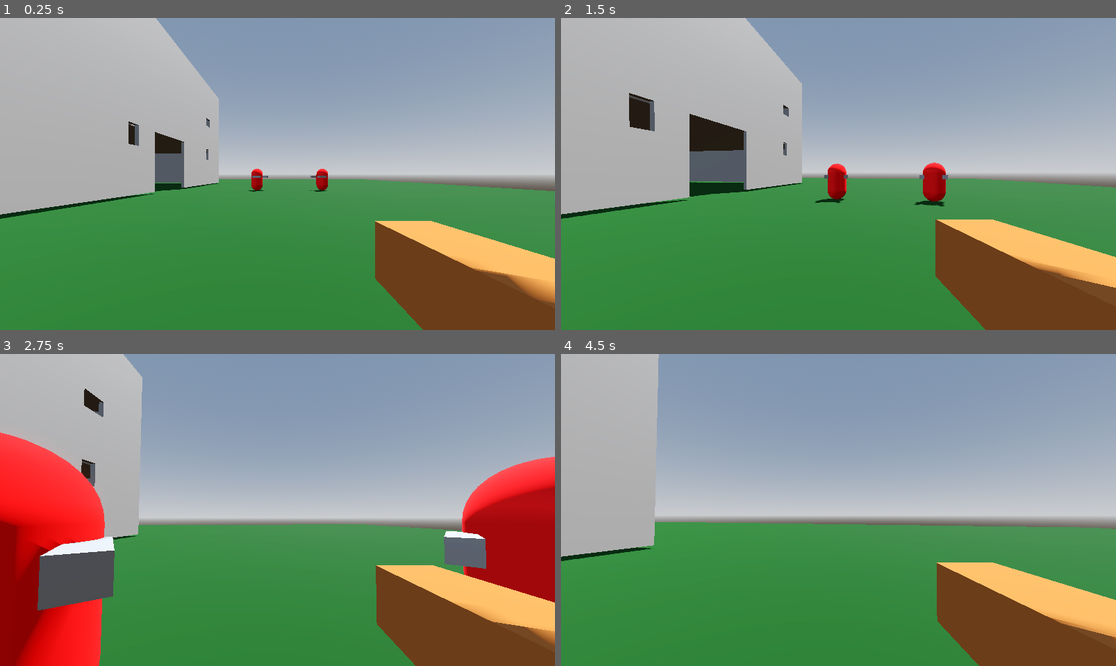
Above: before the commit, frames 1-4 (two rows, left to right).
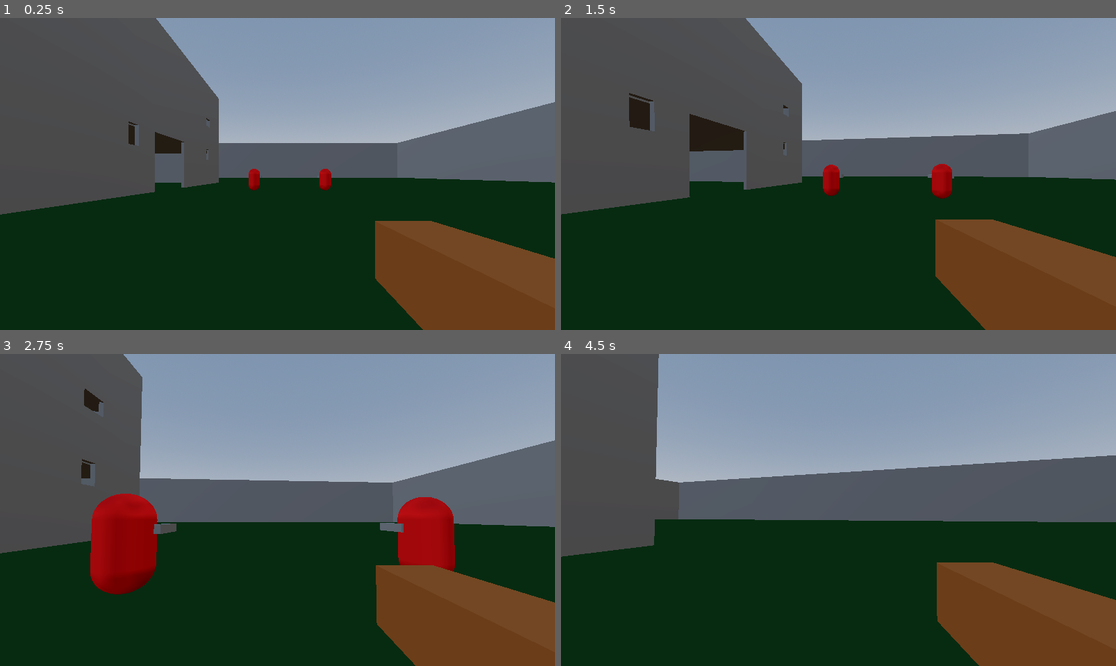
Above: after the commit, the same moments.

Repository: htanama/Stay-Alive
Game: Godot game, scene res://Scenes/Levels/level1.tscn
The game is run twice, just before and just after one commit, with the same random seed, the same clock (stepped at 60 frames per second) and the same inputs.
Inputs (mouse positions are in pixels of both pictures, inside the frame that each line leads up to):
- Up to frame 1 (0.25 s): no input
- Up to frame 2 (1.5 s): tap Enter (ui_accept) at 0.5, 0.77 s; move the mouse to (866, 174) at 0.52 s; hold Up (ui_up) from 0.53 s (still down); move the mouse to (810, 174) at 1.27 s
- Up to frame 3 (2.75 s): keep holding Up (ui_up); tap Enter (ui_accept) at 1.52 s; move the mouse to (288, 503) at 2.02 s
- Up to frame 4 (4.5 s): keep holding Up (ui_up); move the mouse to (832, 516) at 2.77 s; tap Enter (ui_accept) at 3.02, 3.77 s; move the mouse to (877, 513) at 3.52 s; move the mouse to (794, 506) at 4.27 s

The runs differ from the first frame. In frame 1, 68% of the frame differs, in the area x 0-100%, y 0-100%; in frame 2, 68%; in frame 3, 65%; in frame 4, 63%.

Commit message:
adding day and night lighting

Diff:
--- a/Scenes/Levels/level1.tscn
+++ b/Scenes/Levels/level1.tscn
@@ -1,5 +1,6 @@
-[gd_scene load_steps=11 format=3 uid="uid://bo0ka5yprssl5"]
-
+[gd_scene load_steps=12 format=3 uid="uid://bo0ka5yprssl5"]
+
+[ext_resource type="Script" uid="uid://celufi241qtuq" path="res://Scenes/Scripts/DayNightCycle.gd" id="1_1ukdm"]
 [ext_resource type="PackedScene" uid="uid://c0fpjphe6dorx" path="res://Scenes/Player/player.tscn" id="1_7u4ml"]
 [ext_resource type="PackedScene" uid="uid://m8o82cbmwyht" path="res://Scenes/Zombies/zombies.tscn" id="2_16p8j"]
 
@@ -20,10 +21,10 @@
 albedo_color = Color(0, 0.23899674, 2.4065375e-08, 1)
 
 [sub_resource type="BoxMesh" id="BoxMesh_7u4ml"]
-size = Vector3(60, 0.5, 60)
+size = Vector3(100, 0.5, 100)
 
 [sub_resource type="BoxShape3D" id="BoxShape3D_16p8j"]
-size = Vector3(60, 0.5, 60)
+size = Vector3(100, 0.5, 100)
 
 [sub_resource type="StandardMaterial3D" id="StandardMaterial3D_0xrym"]
 albedo_color = Color(1, 1, 0, 1)
@@ -31,6 +32,11 @@
 [sub_resource type="StandardMaterial3D" id="StandardMaterial3D_7u4ml"]
 
 [node name="Level1" type="Node3D"]
+
+[node name="DirectionalLight3D" type="DirectionalLight3D" parent="."]
+transform = Transform3D(-0.8660254, -0.43301278, 0.25, 0, 0.49999997, 0.86602545, -0.50000006, 0.75, -0.43301266, 0, 0, 0)
+shadow_enabled = true
+script = ExtResource("1_1ukdm")
 
 [node name="WorldEnvironment" type="WorldEnvironment" parent="."]
 environment = SubResource("Environment_16p8j")
@@ -47,10 +53,6 @@
 shape = SubResource("BoxShape3D_16p8j")
 metadata/_edit_group_ = true
 
-[node name="DirectionalLight3D" type="DirectionalLight3D" parent="."]
-transform = Transform3D(-0.8660254, -0.43301278, 0.25, 0, 0.49999997, 0.86602545, -0.50000006, 0.75, -0.43301266, 0, 0, 0)
-shadow_enabled = true
-
 [node name="Player" parent="." instance=ExtResource("1_7u4ml")]
 transform = Transform3D(1, 0, 0, 0, 1, 0, 0, 0, 1, 11.763677, 0.4736113, 14.050298)
 
@@ -225,3 +227,14 @@
 
 [node name="Zombies4" parent="." instance=ExtResource("2_16p8j")]
 transform = Transform3D(1, 0, 0, 0, 1, 0, 0, 0, 1, 10.15613, 0.44252062, 0)
+
+[node name="Arena" type="CSGCombiner3D" parent="."]
+
+[node name="OutsideWall" type="CSGBox3D" parent="Arena"]
+transform = Transform3D(1, 0, 0, 0, 1, 0, 0, 0, 1, 0, 5.2678223, 0)
+size = Vector3(100, 11.535645, 100)
+
+[node name="GameArea" type="CSGBox3D" parent="Arena"]
+transform = Transform3D(1, 0, 0, 0, 1, 0, 0, 0, 1, 0, 7.680908, 0)
+operation = 2
+size = Vector3(98, 16.362, 98)
--- /dev/null
+++ b/Scenes/Scripts/DayNightCycle.gd
@@ -0,0 +1,86 @@
+extends DirectionalLight3D
+
+## --- Configuration ---
+
+@export_range(0.01, 10.0, 0.01) var time_scale: float = 1.0
+# Speed of the cycle. 1.0 is standard speed. Higher is faster.
+@export var day_duration_seconds: float = 120.0
+# Total duration of one full cycle (day + night) in real-world seconds.
+
+# The current time in the cycle, ranging from 0.0 (midnight) to 1.0 (midnight next day)
+var time_of_day: float = 0.25 # Start at 0.25 (Sunrise)
+
+## --- Light and Color Settings ---
+
+# Day/Sun Color and Intensity
+const DAY_COLOR = Color(1.0, 0.95, 0.85) # Warm Yellow/White
+const DAY_INTENSITY = 1.0
+
+# Night/Moon Color and Intensity
+const NIGHT_COLOR = Color(0.2, 0.3, 0.5) # Cool Blue
+const NIGHT_INTENSITY = 0.1
+
+# Dawn/Dusk Color
+const DAWN_DUSK_COLOR = Color(0.9, 0.5, 0.3) # Orange/Red
+
+## --- Reference to Environment Node ---
+
+# @onready var world_environment = $"/root/YourSceneName/WorldEnvironment"
+# Uncomment and set the correct path if you need to control the environment node.
+
+
+func _process(delta: float) -> void:
+	# 1. Update the time
+	var cycle_speed = (1.0 / day_duration_seconds) * time_scale
+	time_of_day += delta * cycle_speed
+
+	# Wrap time_of_day back to 0.0 after a full cycle (1.0)
+	if time_of_day >= 1.0:
+		time_of_day -= 1.0
+
+	# 2. Update Light Rotation (Sun/Moon Position)
+	# The light's rotation determines its position in the sky.
+	# We rotate around the X-axis (Pitch) based on time_of_day.
+	# 0.25 is sunrise, 0.5 is noon, 0.75 is sunset, 0.0/1.0 is midnight.
+	var angle = time_of_day * 360.0
+	rotation_degrees.x = angle
+
+	# 3. Update Light Properties (Color and Intensity)
+	update_light_properties()
+
+func update_light_properties() -> void:
+	# The blend_factor is used to interpolate between the day and night settings.
+	# It peaks near 0.5 (noon) and is low near 0.0/1.0 (midnight).
+
+	var blend_factor: float
+	var intensity: float
+	var light_color: Color
+
+	# Calculate factor based on distance to 0.5 (noon) vs 0.0/1.0 (midnight).
+	# This smooths the transition near dawn/dusk.
+	var cycle_phase = abs(time_of_day - 0.5)
+
+	# Use a smooth step function for transition, peaking at 0.5 (noon)
+	blend_factor = 1.0 - smoothstep(0.0, 0.5, cycle_phase)
+
+	# Interpolate Intensity: Night to Day
+	intensity = lerp(NIGHT_INTENSITY, DAY_INTENSITY, blend_factor)
+
+	# Interpolate Color: Night to Day (using Dawn/Dusk color near transitions)
+	if time_of_day < 0.25 || time_of_day > 0.75: # Night/Dawn/Dusk transition time
+		light_color = lerp(NIGHT_COLOR, DAWN_DUSK_COLOR, min(blend_factor * 2.0, 1.0))
+	else: # Day time
+		light_color = lerp(DAWN_DUSK_COLOR, DAY_COLOR, min((blend_factor - 0.5) * 2.0, 1.0))
+
+	# Apply the calculated properties to the DirectionalLight3D
+	light_color = light_color
+	light_energy = intensity
+
+	# --- Optional: Update Environment Fog/Sky ---
+	# if world_environment:
+	#     # Example: Control sky color or fog density based on blend_factor
+	#     var fog_density = lerp(0.05, 0.0, blend_factor)
+	#     world_environment.environment.volumetric_fog_density = fog_density
+# --- Add this function to your DayNightCycle.gd ---
+func get_time_of_day() -> float:
+		return time_of_day
--- a/Scenes/Zombies/zombies.gd
+++ b/Scenes/Zombies/zombies.gd
@@ -1,65 +1,82 @@
 extends CharacterBody3D
 
-@export var speed: float = 1.0
+@export var speed: float = 3.0
 @export var rotation_speed: float = 5.0
+@export var night_start: float = 0.75 # 75% through the day (Dusk)
+@export var night_end: float = 0.25  # 25% through the day (Dawn)
 
-# 1. Define the path to the player node
-# Change "Player" to the actual name of your player node in the scene tree.
+# Path to the Player and the Light Source
 const PLAYER_PATH = "../Player"
+# Change this path to your DirectionalLight3D node (e.g., "../DirectionalLight3D")
+const LIGHT_PATH = "../DirectionalLight3D"
 
 var player: Node3D = null
+var directional_light: DirectionalLight3D = null
 
-# Get the gravity from the project settings
 var gravity = ProjectSettings.get_setting("physics/3d/default_gravity")
 
 func _ready() -> void:
-	# Attempt to find the player node
+	# Find the Player
 	player = get_node_or_null(PLAYER_PATH)
 	if not player:
 		print("ERROR: Player node not found at path: ", PLAYER_PATH)
-		set_process(false) # Disable script if player isn't found
+
+	# Find the Directional Light and its script
+	directional_light = get_node_or_null(LIGHT_PATH)
+	if not directional_light:
+		print("ERROR: DirectionalLight3D not found at path: ", LIGHT_PATH)
+		# We allow the script to continue, but chasing will be disabled.
+
+
+# --- New Logic: Check if it's Night ---
+func is_nighttime() -> bool:
+	if not directional_light or not directional_light.has_method("get_time_of_day"):
+		# If the light or the script isn't found, assume day to be safe.
+		return false
+
+	var current_time = directional_light.get_time_of_day()
+
+	# Night is defined as time being after night_start OR before night_end
+	# (e.g., 0.75 to 1.0, and 0.0 to 0.25)
+	return current_time >= night_start or current_time < night_end
 
 func _physics_process(delta: float) -> void:
 	if not player:
 		return
 
-	# --- 1. Apply Gravity (for 3D stability) ---
+	# 1. Apply Gravity
 	if not is_on_floor():
 		velocity.y -= gravity * delta
 
-	# --- 2. Calculate Direction to Player ---
-	var direction_to_player = (player.global_position - global_position).normalized()
+	# 2. Conditional Chasing
+	if is_nighttime():
+		# --- Chasing Logic (Only runs at night) ---
+		var direction_to_player = (player.global_position - global_position).normalized()
+		var target_horizontal_position = Vector3(player.global_position.x, global_position.y, player.global_position.z)
+		var distance_sq = global_position.distance_squared_to(target_horizontal_position)
 
-	# Check the horizontal distance (ignore height difference for chasing)
-	var target_horizontal_position = Vector3(player.global_position.x, global_position.y, player.global_position.z)
-	var distance_sq = global_position.distance_squared_to(target_horizontal_position)
+		if distance_sq > 0.1:
+			# Rotation
+			var target_look_direction = direction_to_player
+			target_look_direction.y = 0
 
-	if distance_sq > 0.1: # Only move if we aren't right on top of the player
+			if target_look_direction.length_squared() > 0:
+				var target_transform = Transform3D(Basis(), global_position).looking_at(global_position + target_look_direction, Vector3.UP)
+				global_transform = global_transform.interpolate_with(target_transform, rotation_speed * delta)
 
-		# --- 3. Rotation (Turning to face the player) ---
-		# Calculate the rotation needed to look at the target position
-		var target_look_direction = direction_to_player
-		target_look_direction.y = 0 # Keep rotation flat on the XZ plane
-
-		if target_look_direction.length_squared() > 0:
-			# Create a target transform where the Z-axis points towards the player
-			var target_transform = Transform3D(Basis(), global_position).looking_at(global_position + target_look_direction, Vector3.UP)
-
-			# Interpolate the current rotation to the target rotation for smooth turning
-			global_transform = global_transform.interpolate_with(target_transform, rotation_speed * delta)
-
-		# --- 4. Movement (Chasing) ---
-		# Move forward in the direction the enemy is currently facing
-		var move_direction = global_transform.basis.z.normalized() * -1.0
-
-		# Apply movement speed, but preserve gravity's effect on Y velocity
-		velocity.x = move_direction.x * speed
-		velocity.z = move_direction.z * speed
-
+			# Movement
+			var move_direction = global_transform.basis.z.normalized() * -1.0
+			velocity.x = move_direction.x * speed
+			velocity.z = move_direction.z * speed
+		else:
+			# Stop when close
+			velocity.x = move_toward(velocity.x, 0, speed)
+			velocity.z = move_toward(velocity.z, 0, speed)
 	else:
-		# Stop movement when close
+		# --- Idle Logic (Runs during the day) ---
+		# Stop all horizontal movement during the day
 		velocity.x = move_toward(velocity.x, 0, speed)
 		velocity.z = move_toward(velocity.z, 0, speed)
 
-	# --- 5. Final Physics Step ---
+	# 3. Final Physics Step
 	move_and_slide()
Not shown, added: Scenes/Scripts/DayNightCycle.gd.uid
